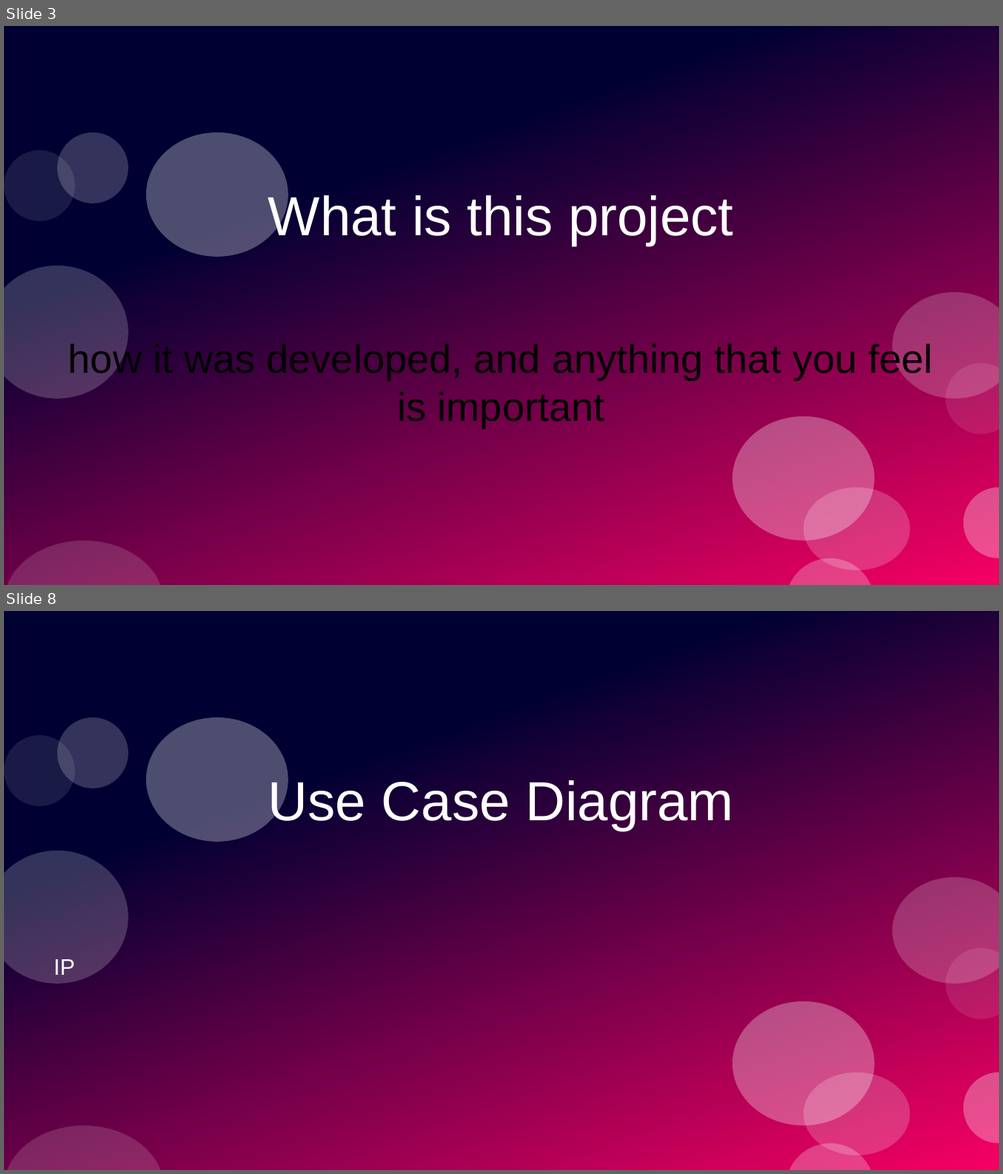
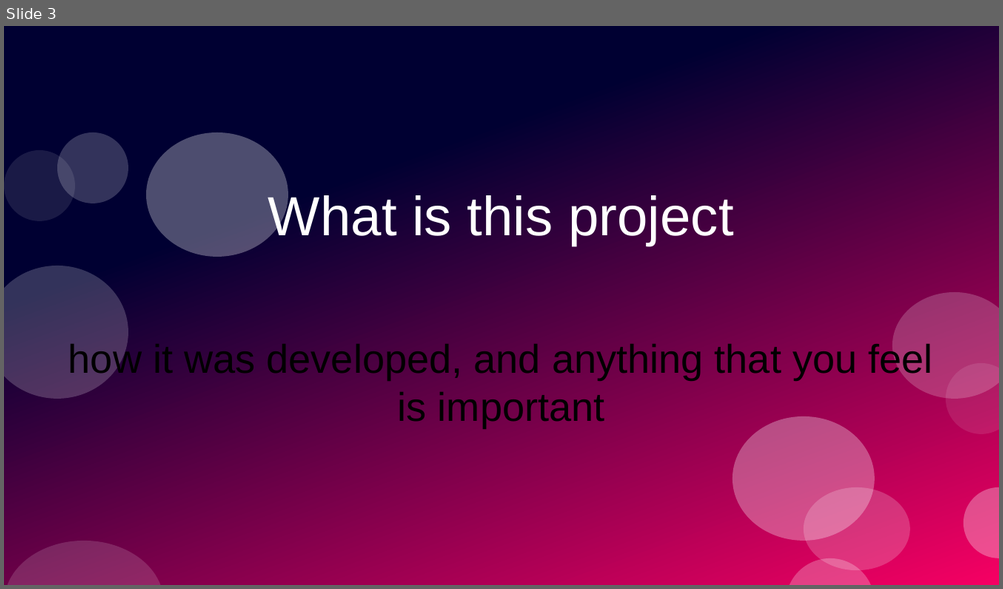
Before and after one commit to PrototypeProto/COP_4331_Small-Project, a slide deck: Pres.pptx. Shown one above the other, each under a label of ours: slides 3 and 8 before the commit, slide 3 after it; the slides between them are not shown. The pictures are 1003x1174 and 1003x589 pixels, drawn with LibreOffice and Linux fonts; fonts in the diff are those of the drawing. Boxes give left, top, right and bottom in pixels: in the first picture for what was removed or moved away, otherwise in the second. Text is boxed around its words. In the diff, an @@ line names an element or a change of style, - is before the commit and + after.

```diff
--- a/Pres.pptx
+++ b/Pres.pptx
@@ slide 8 removed at bbox=[4, 611, 999, 1170], background #FFFFFF; not listed: 12 template elements that a slide beside it also shows @@
@@ title removed at bbox=[268, 777, 733, 831] @@
-Use Case Diagram
@@ subtitle removed at bbox=[54, 960, 75, 975] @@
-IP
```
Also in this commit, not shown: 2 slides changed, 5 slides added, 8 other slides removed.
